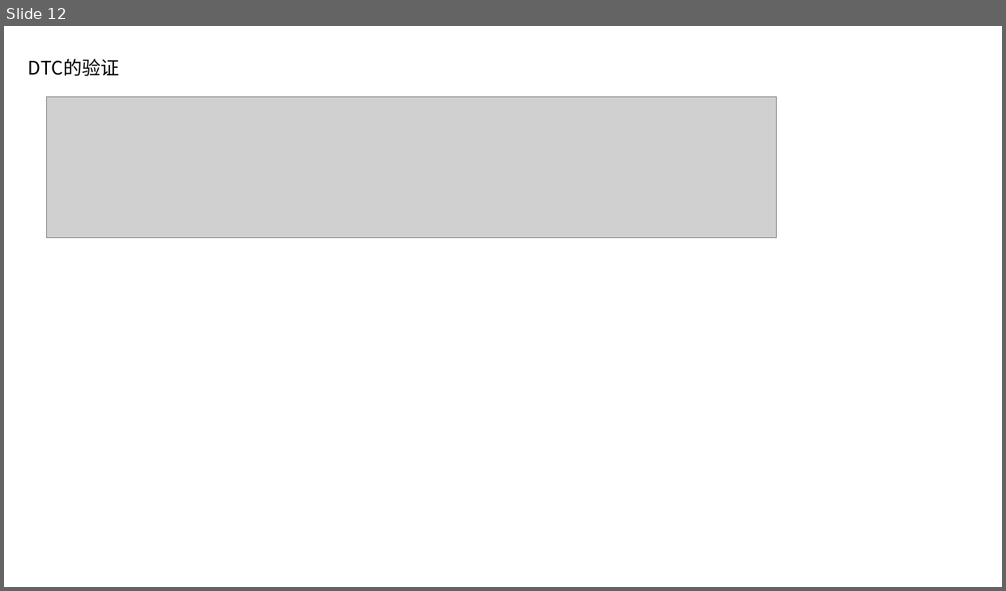
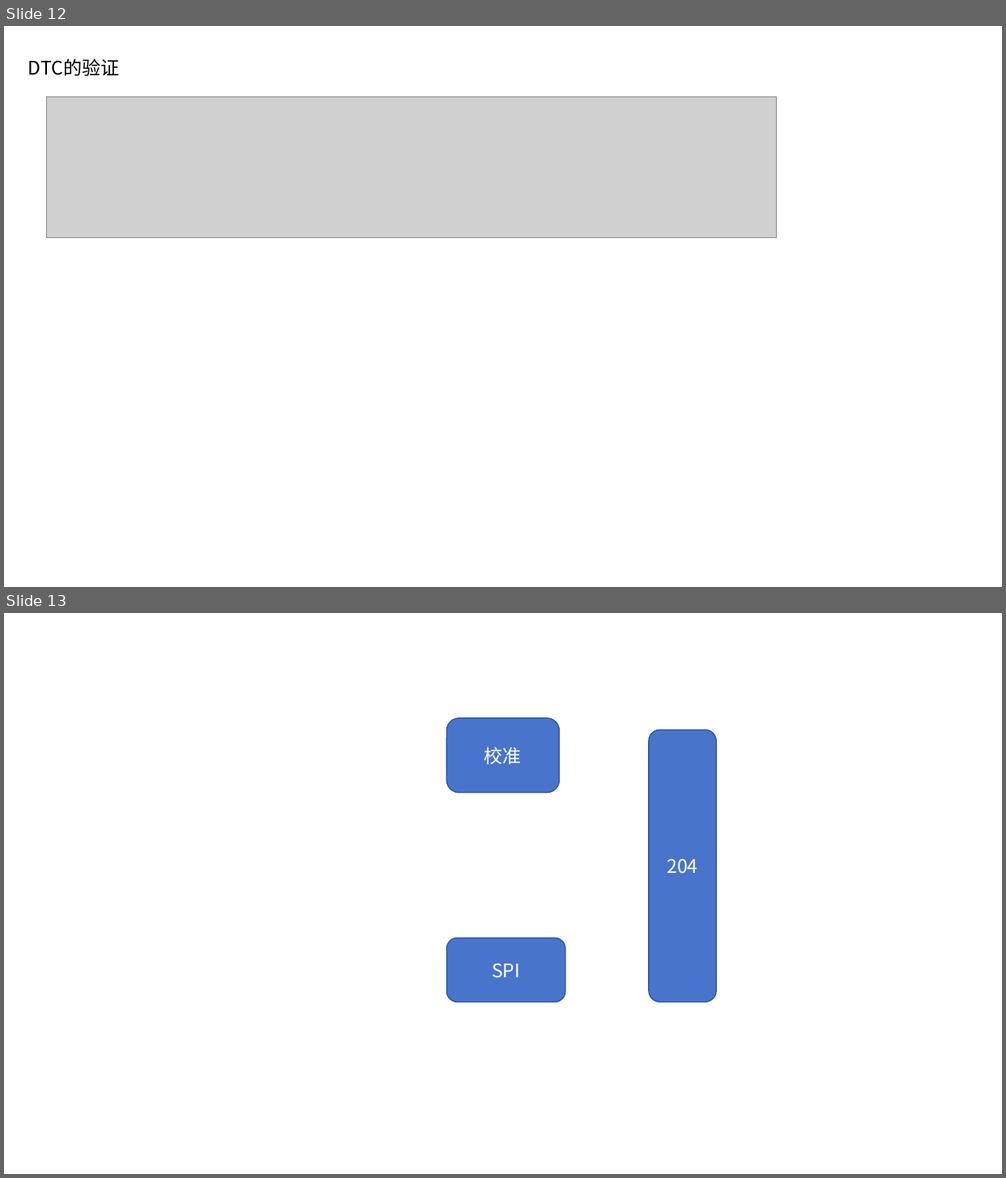
Before and after one commit to katsu119/glc_knowledge_base, a slide deck: journal/group_meeting/葛良晨 260813.pptx. Shown one above the other, each under a label of ours: slide 12 before the commit, slides 12 and 13 after it. The pictures are 1006x591 and 1006x1178 pixels, drawn with LibreOffice and Linux fonts; fonts in the diff are those of the drawing; grey boxes stand for pictures. Boxes give left, top, right and bottom in pixels: in the first picture for what was removed or moved away, otherwise in the second. Text is boxed around its words. In the diff, an @@ line names an element or a change of style, - is before the commit and + after.

```diff
--- a/journal/group_meeting/葛良晨 260813.pptx
+++ b/journal/group_meeting/葛良晨 260813.pptx
@@ slide 13 added at [4, 613, 1002, 1174], background #FFFFFF @@
@@ rounded rectangle added at [446, 717, 560, 793], fill #4874CB, outline #2E54A1 1 pt, 18 pt, text #FFFFFF @@
+校准
@@ rounded rectangle added at [649, 730, 716, 1003], fill #4874CB, outline #2E54A1 1 pt, 18 pt, text #FFFFFF @@
+204
@@ rounded rectangle added at [446, 938, 565, 1003], fill #4874CB, outline #2E54A1 1 pt, 18 pt, text #FFFFFF @@
+SPI
```
Also in this commit, not shown: 1 slide changed.
